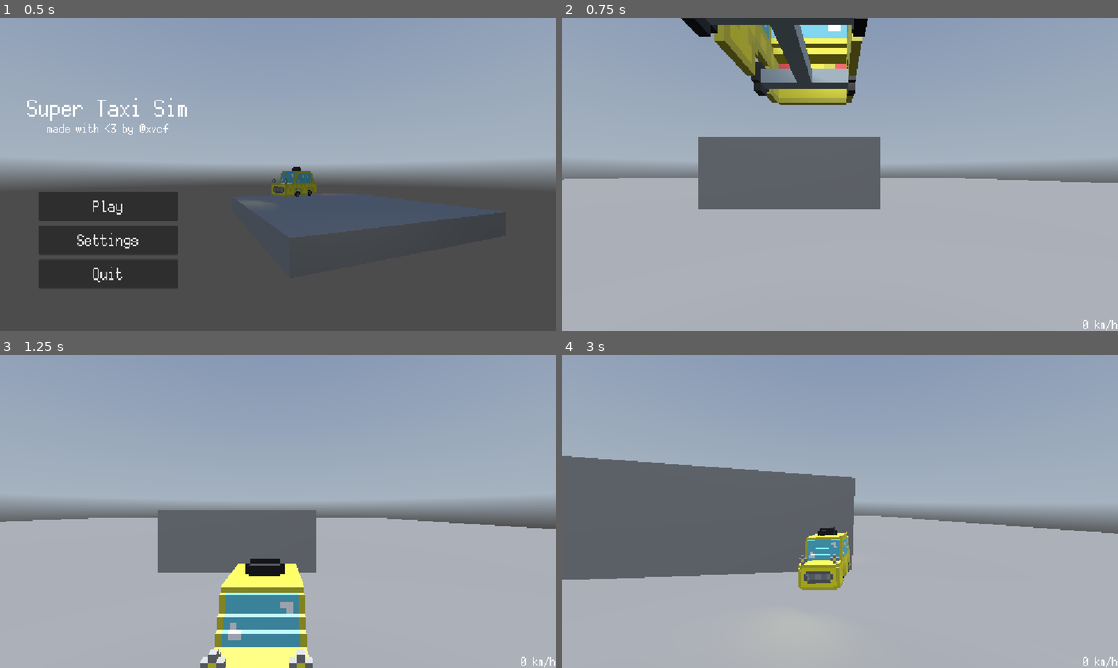
Above: before the commit, frames 1-4 (two rows, left to right).
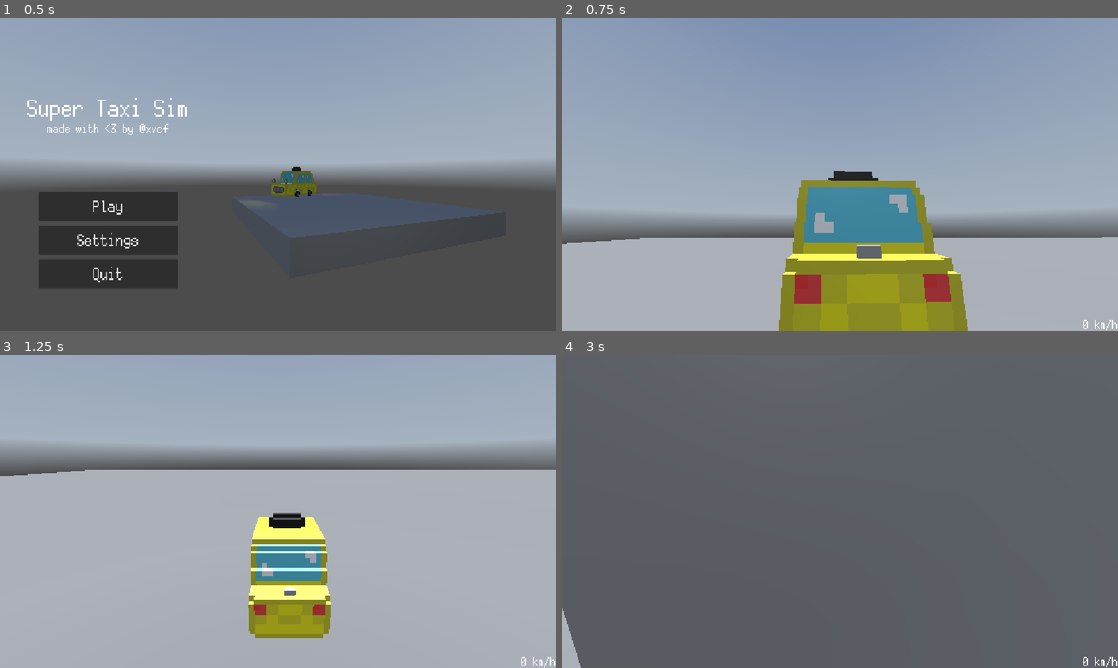
Above: after the commit, the same moments.

Repository: RafaeloxMC/super-taxi-sim
Game: Godot game, scene res://scenes/main_menu.tscn
Same seed, same stepped clock (60 frames per second), same inputs: the game is played once before the commit and once after it. A sky picture missing from this copy of the repository is replaced by a grey-blue gradient.
Inputs:
- Up to frame 1 (0.5 s): no input
- Up to frame 2 (0.75 s): click "Play" at 0.5 s
- Up to frame 3 (1.25 s): no input
- Up to frame 4 (3 s): tap Enter at 1.25 s; hold D (steer_right) 1.28-2.03 s; tap Alt at 1.35, 2.85 s; hold S (brake) 2.03-2.78 s; tap Shift at 2.1 s; hold D (steer_right) from 2.78 s (still down)

Frame 1 is identical in both runs. In frame 2, 34% of the frame differs, in the area x 0-100%, y 0-100%; in frame 3, 23%; in frame 4, 81%.

Commit message:
Fixed car movement & camera

Diff:
--- a/scenes/world.tscn
+++ b/scenes/world.tscn
@@ -28,9 +28,10 @@
 environment = ExtResource("2_rwgxs")
 
 [node name="Camera3D" type="Camera3D" parent="." node_paths=PackedStringArray("target")]
+transform = Transform3D(-1, 0, -8.742278e-08, 0, 1, 0, 8.742278e-08, 0, -1, 0, 0, 0)
 current = true
 script = ExtResource("3_k0juu")
-offset = Vector3(0, 26.69, 45.3)
+offset = Vector3(0, 26.69, -45.3)
 target = NodePath("../Taxi/Car/Model")
 
 [node name="IngameUI" parent="Camera3D" instance=ExtResource("4_71j4m")]
--- a/scripts/camera3d.gd
+++ b/scripts/camera3d.gd
@@ -1,14 +1,17 @@
 extends Camera3D
 
-@export var lerp_speed = 3.0
-@export var offset = Vector3.ZERO
-@export var target : Node
+@export var lerp_speed: float = 8.0
+@export var offset: Vector3 = Vector3.ZERO
+@export var target: Node3D
 
+func _physics_process(delta: float) -> void:
+	if not target:
+		return
 
-func _physics_process(delta):
-	if !target:
-		return
-	var target_pos = target.global_transform.translated_local(offset)
-	global_transform = global_transform.interpolate_with(target_pos, lerp_speed * delta)
-	if not target.global_position != Vector3.UP:
-		look_at(target.global_position, Vector3.UP)
+	var target_transform := target.global_transform
+	var desired_offset := target_transform.basis * offset
+	var desired_position := target_transform.origin + desired_offset
+
+	global_position = global_position.lerp(desired_position, lerp_speed * delta)
+
+	look_at(target.global_position + Vector3(0, 2, 0), Vector3.UP)
--- a/scripts/taxi.gd
+++ b/scripts/taxi.gd
@@ -18,13 +18,13 @@
 func _ready():
 	lock_rotation = true
 
-func _physics_process(delta):
+func _physics_process(_delta: float):
 	car_mesh.global_position = global_position + Vector3.UP * sphere_offset.y
 
 	if ground_ray.is_colliding():
 		apply_central_force(-car_mesh.global_transform.basis.z * speed_input)
 
-func _process(delta):
+func _process(delta: float):
 	if not ground_ray.is_colliding():
 		return
 
@@ -46,7 +46,7 @@
 			var xform = align_with_y(car_mesh.global_transform, n)
 			car_mesh.global_transform = car_mesh.global_transform.interpolate_with(xform, 10.0 * delta)
 
-func align_with_y(xform, new_y):
+func align_with_y(xform: Transform3D, new_y: Vector3):
 	xform.basis.y = new_y
 	xform.basis.x = -xform.basis.z.cross(new_y)
 	return xform.orthonormalized()
